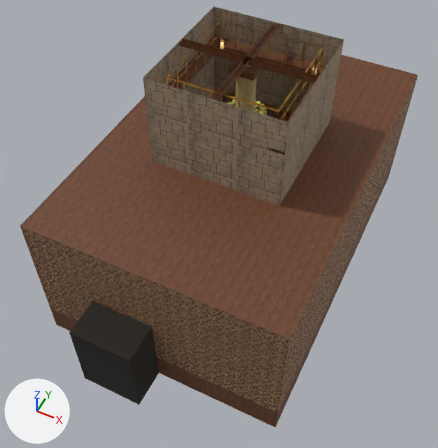
Two versions of the Blender file assets-source/rooms/gear-shaft/blend/gear-shaft_low.blend, one commit apart.
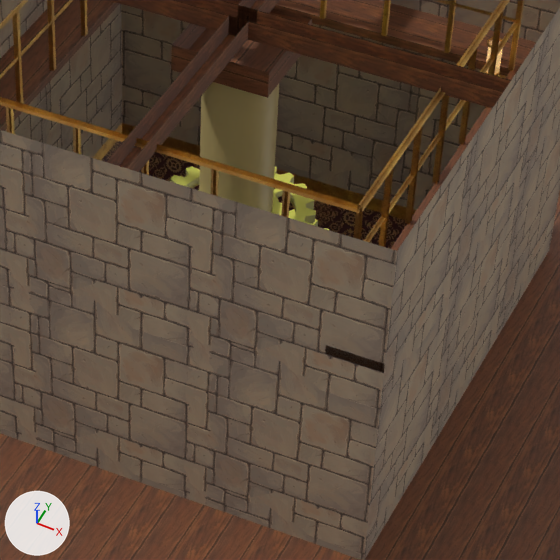
Old and new are each drawn whole from a camera (50 mm lens) standing at (5.88, -13.5, 17.52) and looking at (-0.1, -1.54, 2.57) and again close up on the part from 41% to 76% of the width and 12% to 46% of the height. The lights are fixed; the arrows at lower left show +X, +Y and +Z. The first two pictures are the older version.

The older version as bpy lines, for what is in view:
```python
me_gear_shaft = bpy.data.meshes.new('gear-shaft')
me_gear_shaft.from_pydata(...)  # 3212 vertices, 3376 faces; spans x -4.0..4.0, y -6.0..6.0, z 0.0..8.0
me_gear_shaft.materials.append(mat_gear_shaft_stone_floor)
me_gear_shaft.materials.append(mat_gear_shaft_wallpaper)
me_gear_shaft.materials.append(mat_gear_shaft_walnut)
me_gear_shaft.materials.append(mat_gear_shaft_brass_aged)
me_gear_shaft.materials.append(mat_gear_shaft_brass_polished)
me_gear_shaft.materials.append(mat_gear_shaft_wax)  # beige #e7d7b8
me_gear_shaft.materials.append(mat_gear_shaft_flame)  # brown #896335, glowing brown #896335
me_gear_shaft.materials.append(mat_gear_shaft_lamp_glass)
me_gear_shaft.materials.append(mat_gear_shaft_coals)  # brown #683815, glowing brown #683815
me_gear_shaft.materials.append(mat_gear_shaft_bronze)  # yellow #bca86f
me_gear_shaft_gear_ring = bpy.data.meshes.new('gear-shaft_gear_ring')
me_gear_shaft_gear_ring.from_pydata(...)  # 2440 vertices, 4456 faces; spans x -2.0..2.0, y -2.0..2.0, z -0.13..2.61
# faces by material slot: [384, 2096, 1976]
me_gear_shaft_gear_ring.materials.append(mat_gear_shaft_brass_polished)
me_gear_shaft_gear_ring.materials.append(mat_gear_shaft_gilt)  # yellow #dad761
me_gear_shaft_gear_ring.materials.append(mat_gear_shaft_gilt_worn)  # beige #ceca86
ob_gear_shaft = bpy.data.objects.new('gear-shaft', me_gear_shaft)
ob_gear_shaft.location = (0.0, 0.0, 0.0)
ob_gear_shaft_gear_ring = bpy.data.objects.new('gear-shaft_gear_ring', me_gear_shaft_gear_ring)
ob_gear_shaft_gear_ring.location = (0.0, 0.0, 3.6)
```
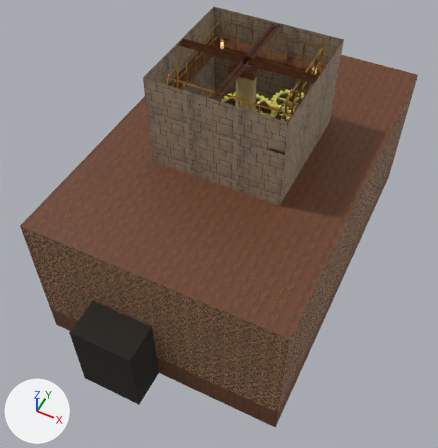
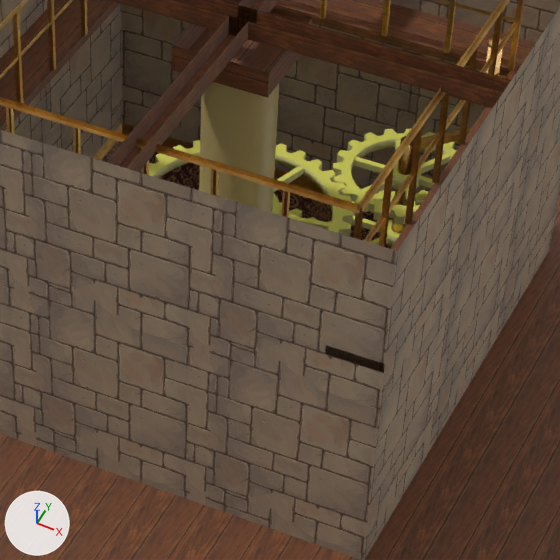
Patch to the scene script:
```diff
--- a/assets-source/rooms/gear-shaft/blend/gear-shaft_low.blend.py
+++ b/assets-source/rooms/gear-shaft/blend/gear-shaft_low.blend.py
@@ me_gear_shaft_gear_ring @@
 # used by ob_gear_shaft_gear_ring; location = (0.0, 0.0, 3.6)
-me_gear_shaft_gear_ring.from_pydata(...)  # 2440 vertices, 4456 faces; spans x -2.0..2.0, y -2.0..2.0, z -0.13..2.61
+me_gear_shaft_gear_ring.from_pydata(...)  # 2600 vertices, 4776 faces; spans x -2.0..2.0, y -2.0..2.0, z -0.13..2.61
+# me_gear_shaft_gear_ring part 1: the loose piece of 80 vertices spanning x -0.36..0.36, y -0.36..0.36, z 1.89..2.01 is copied, and the copy is moved by (0.0, 0.0, 0.6); it spans x -0.36..0.36, y -0.36..0.36, z 2.49..2.61
+# me_gear_shaft_gear_ring part 2: the loose piece of 8 vertices spanning x 0.09..0.28, y 0.32..0.77, z 1.92..1.98 is copied, and the copy is moved by (0.0, 0.0, 0.6); it spans x 0.09..0.28, y 0.32..0.77, z 2.52..2.58
+# me_gear_shaft_gear_ring part 3: the loose piece of 8 vertices spanning x 0.34..0.79, y 0.04..0.18, z 1.92..1.98 is copied, and the copy is moved by (0.0, 0.0, 0.6); it spans x 0.34..0.79, y 0.04..0.18, z 2.52..2.58
+# me_gear_shaft_gear_ring part 4: 396 vertices moved from x -0.65..0.65, y -0.65..0.65, z 2.49..2.61 to x -0.95..0.94, y -0.95..0.95, z 2.51..2.59; 60 vertices removed from x -0.35..0.65, y -0.44..0.45, z 2.49..2.61; 116 vertices added at x 0.03..0.95, y -0.95..0.57, z 2.51..2.59
+# me_gear_shaft_gear_ring part 5: 363 kept faces spanning x -0.95..0.89, y -0.95..0.95, z 2.51..2.59 get new texture (UV) coordinates
+# other edits to the shape of me_gear_shaft_gear_ring do not show in these pictures
 me_gear_shaft_gear_ring.materials.append(mat_gear_shaft_brass_polished)
@@ me_gear_shaft_gear_counter @@
+me_gear_shaft_gear_counter.from_pydata(...)  # 912 vertices, 1644 faces; spans x -0.599..0.599, y -0.599..0.599, z -0.65..0.65
+# faces by material slot: [28, 848, 768]
+me_gear_shaft_gear_counter.materials.append(mat_gear_shaft_brass_polished)
+me_gear_shaft_gear_counter.materials.append(mat_gear_shaft_gilt)  # yellow #dad761
+me_gear_shaft_gear_counter.materials.append(mat_gear_shaft_gilt_worn)  # beige #ceca86
@@ ob_gear_shaft_gear_counter @@
+ob_gear_shaft_gear_counter = bpy.data.objects.new('gear-shaft_gear_counter', me_gear_shaft_gear_counter)
+ob_gear_shaft_gear_counter.location = (1.054, 1.054, 5.85)
```

Changed parts and their boxes [x1, y1, x2, y2] in the close-ups (560 x 560 px; the box of a moved part takes in the faces that stretch with it):
'gear-shaft_gear_counter', added (yellow): after [329, 129, 457, 249]
    faces in mat_gear_shaft_gilt (yellow #dad761): [329, 129, 457, 244]
    faces in mat_gear_shaft_gilt_worn (beige #ceca86): [332, 135, 455, 247]
    faces in mat_gear_shaft_brass_polished: [389, 136, 414, 249]
'gear-shaft_gear_ring', reshaped: before [170, 166, 329, 230]; after [149, 140, 353, 236]
part 1 of me_gear_shaft_gear_ring, added (mostly hidden): after [271, 192, 280, 215]
part 2 of me_gear_shaft_gear_ring, added: after [273, 166, 304, 192]
part 3 of me_gear_shaft_gear_ring, added (mostly hidden): after [279, 214, 331, 230]
part 4 of me_gear_shaft_gear_ring, moved or reshaped (mostly hidden): before [170, 168, 316, 225]; after [153, 147, 353, 236]
part 5 of me_gear_shaft_gear_ring, surface changed: before [171, 166, 314, 220]; after [149, 140, 346, 192]
